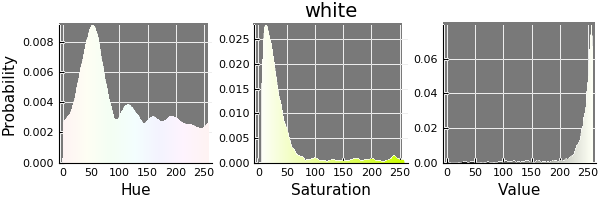
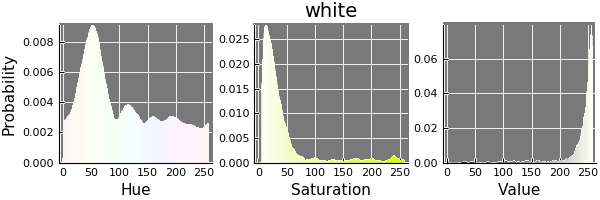
Layered file, before and after one edit (600x200). Changes by layer:
painted on "Pasted Layer" over [208, 23, 409, 162]
